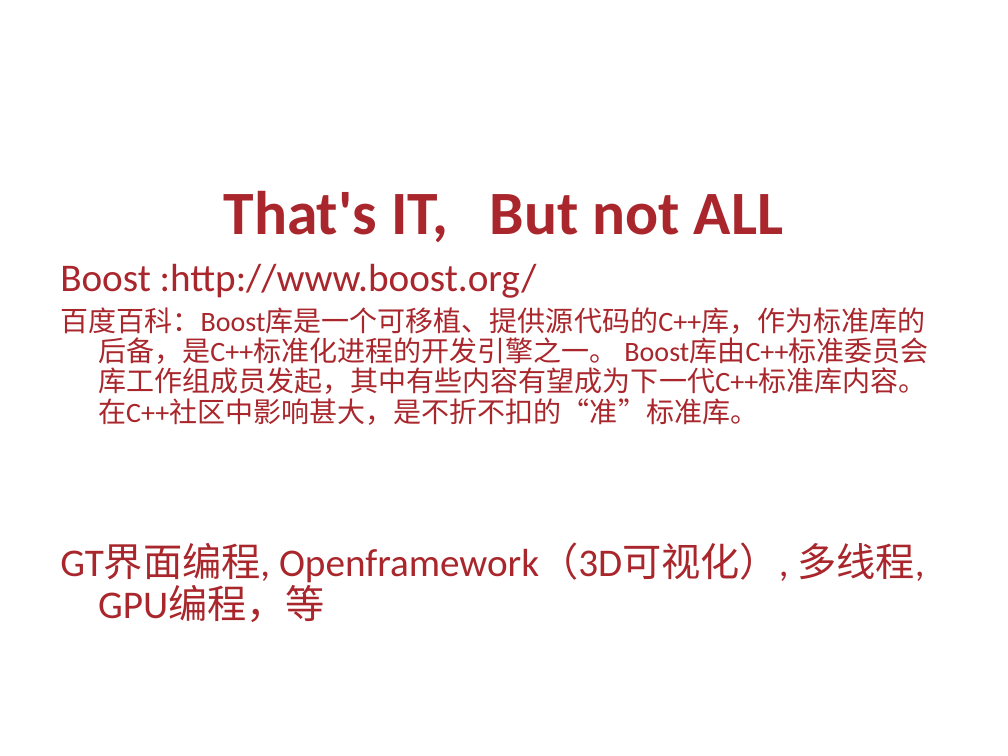
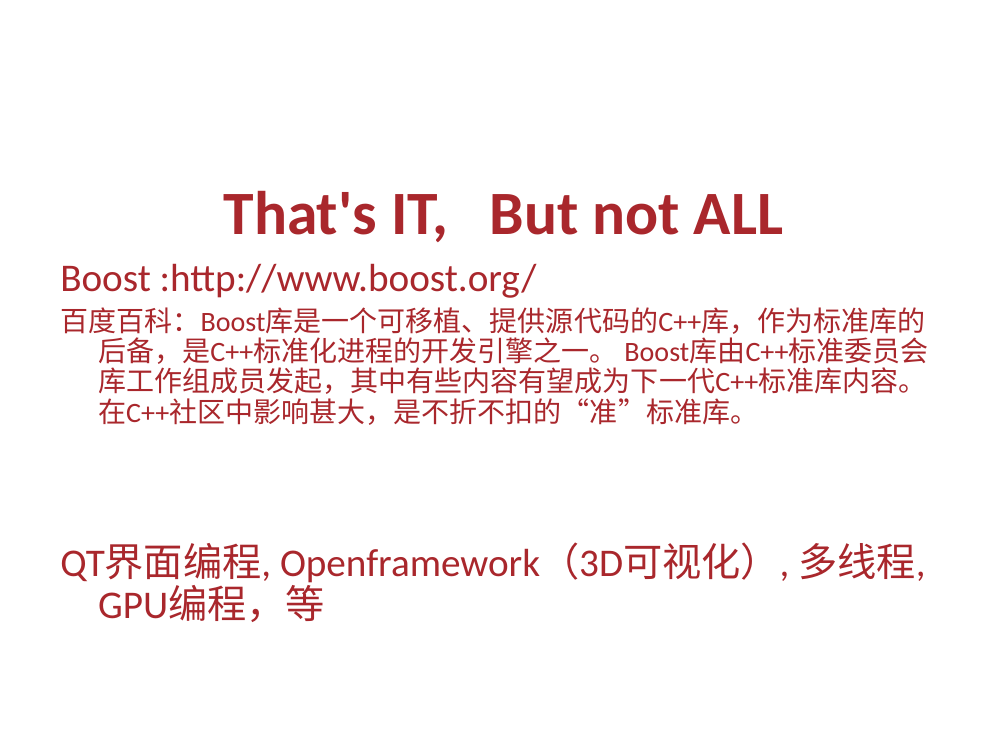
Before and after one commit to Changhe160/Changhe160.github.io, a slide deck: slide 34 of teachingRes/Cplusplus/unit13C++编程杂谈.ppt. Drawn at 1008x756 pixels with LibreOffice and Linux fonts; fonts in the diff are those of the drawing; background and template pictures are left out. Boxes give left, top, right and bottom in pixels: in the first picture for what was removed or moved away, otherwise in the second. Text is boxed around its words. In the diff, an @@ line names an element or a change of style, - is before the commit and + after.

```diff
--- a/teachingRes/Cplusplus/unit13C++编程杂谈.ppt
+++ b/teachingRes/Cplusplus/unit13C++编程杂谈.ppt
@@ text at [60, 543, 925, 622]: text changed @@
-GT界面编程, Openframework（3D可视化）, 多线程, GPU编程，等
+QT界面编程, Openframework（3D可视化）, 多线程, GPU编程，等
```
Also in this commit, not shown: 4 other slides changed, 1 slide added, 1 slide removed, 3 other files.
